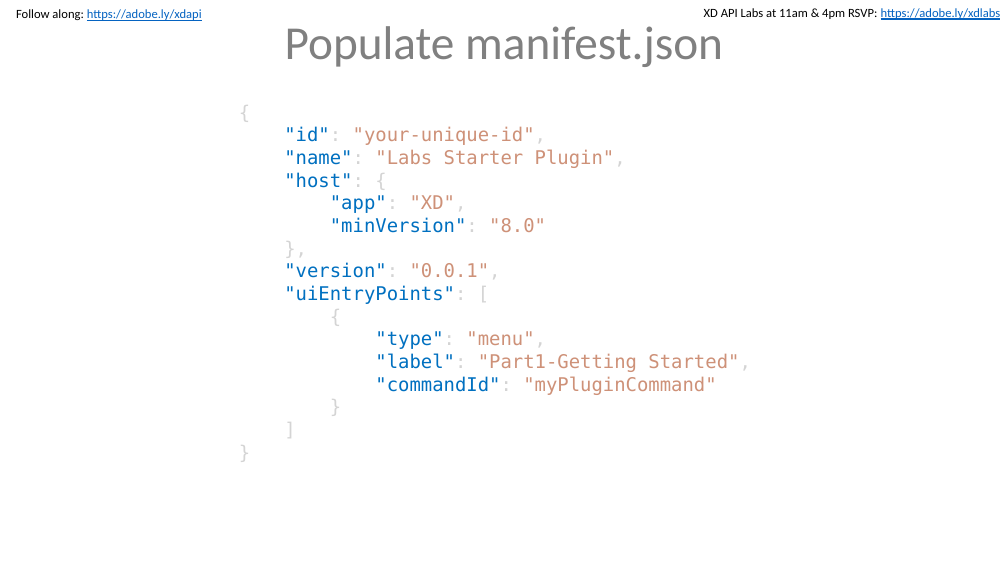
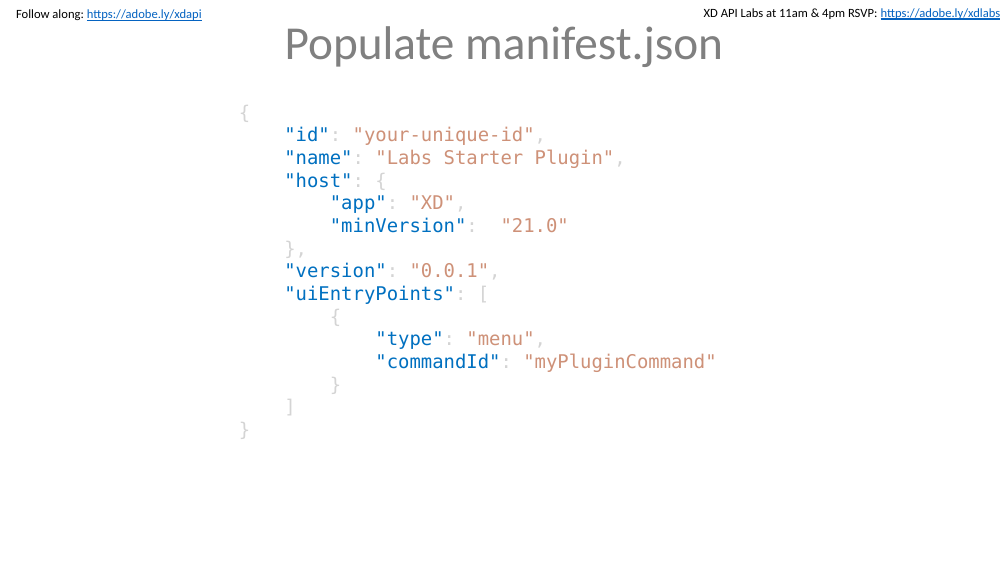
Before and after one commit to dkstevekwak/xd-plugin-labs, a slide deck: slide 7 of max-labs.pptx (slide 6 before the commit). Drawn at 1008x567 pixels with LibreOffice and Linux fonts; fonts in the diff are those of the drawing. Boxes give left, top, right and bottom in pixels: in the first picture for what was removed or moved away, otherwise in the second. Text is boxed around its words. In the diff, an @@ line names an element or a change of style, - is before the commit and + after.

```diff
--- a/max-labs.pptx
+++ b/max-labs.pptx
@@ text at (x1=330, y1=217, x2=569, y2=233): text changed @@
-"minVersion": "8.0"
+"minVersion": "21.0"
@@ text at (x1=375, y1=353, x2=750, y2=372): paragraph removed @@
-"label": "Part1-Getting Started",
```
Also in this commit, not shown: 2 other slides changed, 2 slides added, 5 other files.
